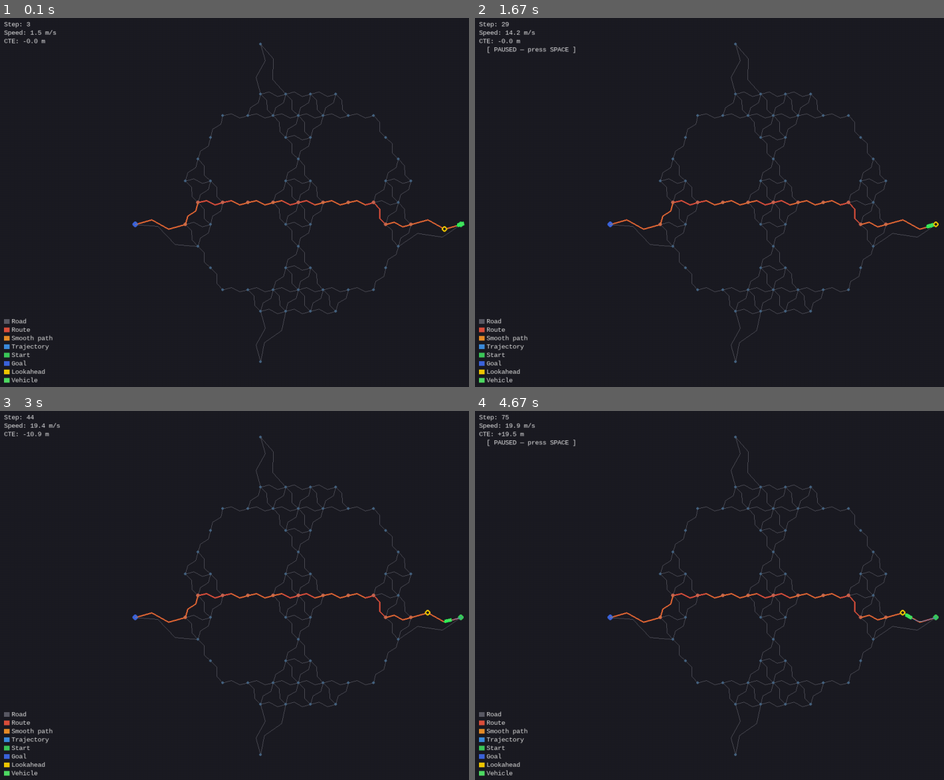
Above: before the commit, frames 1-4 (two rows, left to right).
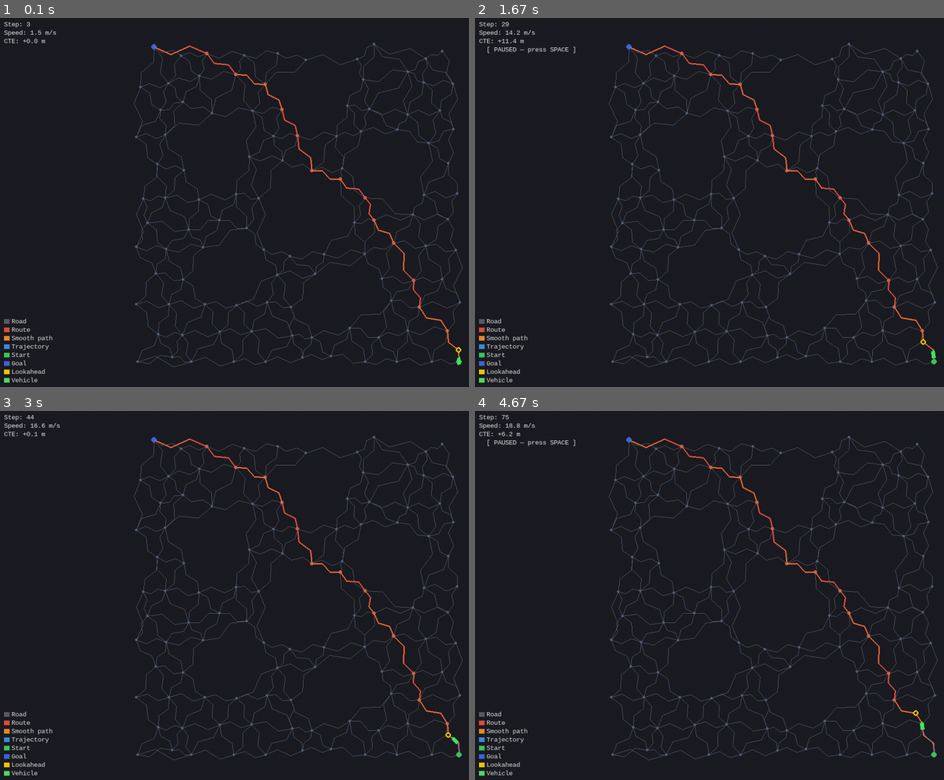
Above: after the commit, the same moments.

Repository: alexandrelheinen/arco
Game: pygame game, started from tools/pygame_sim/main.py
Same seed, same stepped clock (60 frames per second), same inputs: the game is played once before the commit and once after it.
Inputs:
- Up to frame 1 (0.1 s): no input
- Up to frame 2 (1.67 s): tap Space at 0.33, 0.73, 1.03, 1.23, 1.57 s
- Up to frame 3 (3 s): tap Space at 1.87, 2.07, 2.37, 2.63, 2.97 s
- Up to frame 4 (4.67 s): tap Space at 3.27, 3.4, 3.8, 4.1, 4.47 s

The runs differ from the first frame. In frame 1, 4.9% of the frame differs, in the area x 4-100%, y 5-95%; in frame 2, 5.0%; in frame 3, 5.0%, in the area x 4-99%, y 3-95%; in frame 4, 5.0%.

Commit message:
feat: re-add a proper graph generation based on scipy

Diff:
--- a/pyproject.toml
+++ b/pyproject.toml
@@ -22,7 +22,8 @@
 tools = [
     "arco",
     "matplotlib",
-    "pyyaml"
+    "pyyaml",
+    "scipy"
 ]
 pygame = [
     "pygame>=2.0.0"
--- /dev/null
+++ b/tests/mapping/test_graph_generator.py
@@ -0,0 +1,163 @@
+"""Tests for tools/graph/generator.py."""
+
+from __future__ import annotations
+
+import math
+import os
+import sys
+
+import pytest
+
+# Expose arco package and tools/ config loader.
+sys.path.insert(
+    0,
+    os.path.join(os.path.dirname(__file__), "..", "..", "src"),
+)
+sys.path.insert(
+    0,
+    os.path.join(os.path.dirname(__file__), "..", "..", "tools"),
+)
+
+from graph.generator import generate_graph
+
+# ---------------------------------------------------------------------------
+# Shared fixture config
+# ---------------------------------------------------------------------------
+
+_BASE_CFG = {
+    "type": "ring",
+    "width": 400,
+    "height": 400,
+    "mean_edge_length": 60,
+    "hole_count": 2,
+    "hole_radius": 45,
+    "curvature": 0.09,
+    "seed": 7,
+}
+
+
+def _cfg(**overrides):
+    return {**_BASE_CFG, **overrides}
+
+
+# ---------------------------------------------------------------------------
+# Determinism
+# ---------------------------------------------------------------------------
+
+
+def test_seeded_output_is_deterministic():
+    g1 = generate_graph(_cfg())
+    g2 = generate_graph(_cfg())
+    assert [n for n in g1.nodes] == [n for n in g2.nodes]
+    assert len(g1.edges) == len(g2.edges)
+
+
+def test_different_seeds_differ():
+    g1 = generate_graph(_cfg(seed=1))
+    g2 = generate_graph(_cfg(seed=2))
+    # Very unlikely that two differently-seeded meshes have the same edge count.
+    assert len(g1.nodes) != len(g2.nodes) or len(g1.edges) != len(g2.edges)
+
+
+# ---------------------------------------------------------------------------
+# Spatial constraints
+# ---------------------------------------------------------------------------
+
+
+def test_nodes_inside_bounding_box():
+    cfg = _cfg()
+    g = generate_graph(cfg)
+    for n in g.nodes:
+        x, y = g.position(n)
+        assert 0.0 <= x <= cfg["width"]
+        assert 0.0 <= y <= cfg["height"]
+
+
+def test_no_nodes_inside_hole_radius():
+    cfg = _cfg(hole_count=1)
+    g = generate_graph(cfg)
+    cx, cy = cfg["width"] / 2, cfg["height"] / 2
+    hole_radius = cfg["hole_radius"]
+    for n in g.nodes:
+        x, y = g.position(n)
+        assert math.hypot(x - cx, y - cy) >= hole_radius
+
+
+# ---------------------------------------------------------------------------
+# Edge constraints
+# ---------------------------------------------------------------------------
+
+
+def test_all_edges_within_max_length():
+    cfg = _cfg()
+    g = generate_graph(cfg)
+    max_length = 1.7 * cfg["mean_edge_length"]
+    for a, b, _ in g.edges:
+        ax, ay = g.position(a)
+        bx, by = g.position(b)
+        assert math.hypot(ax - bx, ay - by) <= max_length + 1e-9
+
+
+def test_each_edge_has_two_waypoints():
+    g = generate_graph(_cfg())
+    for a, b, _ in g.edges:
+        wps = g.edge_geometry(a, b)
+        assert len(wps) == 2
+
+
+def test_waypoints_progress_along_chord():
+    """Both waypoints must have projection t in (0, 1) along the chord AB."""
+    g = generate_graph(_cfg())
+    for a, b, _ in g.edges:
+        ax, ay = g.position(a)
+        bx, by = g.position(b)
+        dx, dy = bx - ax, by - ay
+        chord_sq = dx * dx + dy * dy
+        for wx, wy in g.edge_geometry(a, b):
+            t = ((wx - ax) * dx + (wy - ay) * dy) / chord_sq
+            assert 0.0 < t < 1.0
+
+
+# ---------------------------------------------------------------------------
+# Hole count variants
+# ---------------------------------------------------------------------------
+
+
+def test_single_central_hole():
+    g = generate_graph(_cfg(hole_count=1))
+    assert len(g.nodes) > 0
+    assert len(g.edges) > 0
+
+
+def test_multiple_holes_reduce_node_count():
+    g_few = generate_graph(_cfg(hole_count=1, seed=99))
+    g_many = generate_graph(_cfg(hole_count=4, seed=99))
+    assert len(g_few.nodes) > len(g_many.nodes)
+
+
+# ---------------------------------------------------------------------------
+# Scaling
+# ---------------------------------------------------------------------------
+
+
+def test_larger_area_produces_more_nodes():
+    g_small = generate_graph(_cfg(width=200, height=200, seed=5))
+    g_large = generate_graph(_cfg(width=600, height=600, seed=5))
+    assert len(g_large.nodes) > len(g_small.nodes)
+
+
+# ---------------------------------------------------------------------------
+# Error handling
+# ---------------------------------------------------------------------------
+
+
+def test_unknown_type_raises():
+    with pytest.raises(ValueError, match="Unknown graph type"):
+        generate_graph({**_BASE_CFG, "type": "invalid_type"})
+
+
+def test_missing_required_key_raises():
+    cfg = dict(_BASE_CFG)
+    del cfg["mean_edge_length"]
+    with pytest.raises(KeyError):
+        generate_graph(cfg)
--- a/tests/mapping/test_loader.py
+++ b/tests/mapping/test_loader.py
@@ -73,9 +73,9 @@
                 continue
             for wx, wy in graph.edge_geometry(a, b):
                 t = ((wx - xa) * dx + (wy - ya) * dy) / lsq
-                assert 0.0 < t < 1.0, (
-                    f"Edge ({a},{b}) waypoint ({wx},{wy}) has t={t:.3f}"
-                )
+                assert (
+                    0.0 < t < 1.0
+                ), f"Edge ({a},{b}) waypoint ({wx},{wy}) has t={t:.3f}"
 
 
 class TestLoadRoadGraphErrors:
--- /dev/null
+++ b/tools/config/graph.yml
@@ -0,0 +1,42 @@
+# Graph generation and utilities configuration.
+#
+# ── Generator (tools/graph/generator.py) ──────────────────────────────────────
+#
+# type               – generation algorithm.
+#                      ring  – irregular triangular mesh with S-shaped edges
+#                              and symmetric holes.
+#
+# Ring parameters:
+#   width             – bounding box width in metres.
+#   height            – bounding box height in metres.
+#   mean_edge_length  – target average edge length in metres.
+#   hole_count        – number of holes to punch in the mesh.
+#                       The first hole is always centred in the bounding box;
+#                       the remaining holes are placed at equal angular offsets
+#                       around a shared radius (random initial angle, seed-
+#                       controlled), giving a rotationally symmetric pattern.
+#   hole_radius       – radius of each hole in metres.
+#   curvature         – S-curve aggressiveness as a fraction of edge length.
+#                       0.09 produces a gentle curve (9 % of edge length).
+#   seed              – integer seed for reproducible output.
+#                       Set to null or omit for a fully random result.
+#
+# ── Random graph (used by astar_graph.py) ─────────────────────────────────────
+#
+#   node_count        – number of nodes to place in the square area.
+#   area              – side length of the square placement area in metres.
+#   connect_radius    – maximum Euclidean distance used to connect two nodes.
+
+seed: 42
+
+type: ring
+width: 1000  # [m]
+height: 1000  # [m]
+mean_edge_length: 100  # [m]
+hole_count: 6  # [] 1 central hole + 5 holes at equal angular offsets
+hole_radius: 90  # [m]
+curvature: 0.1  # [] 10 % of edge length
+
+node_count: 30
+area: 100.0
+connect_radius: 28.0
--- a/tools/config/map.yml
+++ /dev/null
@@ -1,14 +0,0 @@
-# Medieval city map generation
-medieval_city:
-  center_position: [1200.0, 1200.0]
-  radial_count: 32
-  ring_radii: [600.0, 1000.0, 1600.0, 2000.0]
-  waypoints_per_edge_count: 2
-  curvature: 0.25
-  jitter: 0.4
-
-# Random graph parameters used by astar_graph.py
-graph:
-  node_count: 30
-  area: 100.0
-  connect_radius: 28.0
--- a/tools/examples/astar_graph.py
+++ b/tools/examples/astar_graph.py
@@ -45,13 +45,13 @@
 # Parameters (loaded from tools/config/)
 # ---------------------------------------------------------------------------
 _rng_cfg = load_config("random")
-_map_cfg = load_config("map")["graph"]
+_graph_cfg = load_config("graph")
 
 
 def build_random_graph(
-    node_count: int = int(_map_cfg["node_count"]),
-    area: float = float(_map_cfg["area"]),
-    connect_radius: float = float(_map_cfg["connect_radius"]),
+    node_count: int = int(_graph_cfg["node_count"]),
+    area: float = float(_graph_cfg["area"]),
+    connect_radius: float = float(_graph_cfg["connect_radius"]),
     seed: int = int(_rng_cfg["seed"]),
 ) -> CartesianGraph:
     """Build a random planar graph with nodes connected by proximity.
@@ -112,7 +112,7 @@
     path = planner.plan(start, goal)
 
     title = (
-        f"A* on random graph — {int(_map_cfg['node_count'])} nodes, r={float(_map_cfg['connect_radius']):.0f}\n"
+        f"A* on random graph — {int(_graph_cfg['node_count'])} nodes, r={float(_graph_cfg['connect_radius']):.0f}\n"
         f"Start: {start}  Goal: {goal}  "
         + (f"Path length: {len(path)}" if path else "No path found")
     )
--- a/tools/examples/astar_pipeline.py
+++ b/tools/examples/astar_pipeline.py
@@ -56,13 +56,13 @@
 import matplotlib
 import matplotlib.pyplot as plt
 import numpy as np
+from graph.generator import generate_graph
 from logging_config import configure_logging
 from viewer.road import draw_road_network
 
 from arco.guidance.pure_pursuit import PurePursuitController
 from arco.guidance.tracking import TrackingLoop
 from arco.guidance.vehicle import DubinsVehicle
-from arco.mapping.graph.loader import load_road_graph
 from arco.planning.discrete import RouteRouter
 from config import load_config
 
@@ -73,10 +73,7 @@
 # ---------------------------------------------------------------------------
 _sim_cfg = load_config("simulation")
 _veh_cfg = load_config("vehicle")["dubins"]
-
-_NETWORK_PATH = os.path.join(
-    os.path.dirname(__file__), "..", "config", "city_network.json"
-)
+_graph_cfg = load_config("graph")
 
 
 # ---------------------------------------------------------------------------
@@ -207,15 +204,19 @@
         matplotlib.use("Agg")
 
     logger.info("=" * 60)
-    logger.info("A* Pipeline \u2014 City Road Network")
+    logger.info(
+        "A* Pipeline \u2014 %s graph",
+        _graph_cfg.get("type", "ring").title(),
+    )
     logger.info("=" * 60)
 
     # ------------------------------------------------------------------
-    # 1. Load hand-crafted city road network
-    # ------------------------------------------------------------------
-    graph = load_road_graph(_NETWORK_PATH)
+    # 1. Generate road network from config
+    # ------------------------------------------------------------------
+    graph = generate_graph(_graph_cfg)
     logger.info(
-        "[1] City network loaded: %d nodes, %d edges",
+        "[1] %r graph generated: %d nodes, %d edges",
+        _graph_cfg.get("type", "ring"),
         len(graph.nodes),
         len(graph.edges),
     )
@@ -223,8 +224,7 @@
     # ------------------------------------------------------------------
     # 2. Route planning — start/goal at two farthest terminal nodes
     # ------------------------------------------------------------------
-    # Terminal nodes are IDs 57-60 (N, E, S, W periphery of the layout).
-    outer_node_ids = list(range(57, 61))
+    outer_node_ids = list(graph.nodes)
     start_pos, goal_pos = find_farthest_outer_pair(graph, outer_node_ids)
 
     # Small offset so the vehicle starts slightly off a node (tests projection)
@@ -339,7 +339,7 @@
         tracking_target=tracking_target,
         ax=ax_map,
         title=(
-            f"A* Pipeline \u2014 City Road Network\n"
+            f"A* Pipeline \u2014 {_graph_cfg.get('type', 'ring').title()} Network\n"
             f"Route: {result.path[0]} \u2192 {result.path[-1]}, "
             f"steps: {step}"
         ),
--- /dev/null
+++ b/tools/graph/__init__.py
@@ -0,0 +1 @@
+from .generator import generate_graph
--- /dev/null
+++ b/tools/graph/generator.py
@@ -0,0 +1,253 @@
+"""Procedural graph generator for ARCO tools.
+
+Generates :class:`~arco.mapping.graph.RoadGraph` instances from a
+configuration dictionary.  The ``type`` key selects the generation algorithm.
+
+Currently supported types:
+
+- ``ring`` — irregular triangular mesh with S-shaped edges and symmetric holes.
+
+Usage as a script::
+
+    python tools/graph/generator.py
+    python tools/graph/generator.py --save output/ring.json
+"""
+
+from __future__ import annotations
+
+import json
+import math
+import os
+import sys
+from typing import Any
+
+import numpy as np
+
+try:
+    from scipy.spatial import Delaunay
+except ImportError as exc:
+    raise ImportError(
+        "scipy is required for procedural graph generation. "
+        "Install it with: pip install 'arco[generators]'"
+    ) from exc
+
+# Make arco importable when running the script directly.
+sys.path.insert(0, os.path.join(os.path.dirname(__file__), "..", "..", "src"))
+sys.path.insert(0, os.path.join(os.path.dirname(__file__), ".."))
+
+from arco.mapping.graph import RoadGraph  # noqa: E402
+
+
+def generate_graph(cfg: dict[str, Any]) -> RoadGraph:
+    """Generate a :class:`~arco.mapping.graph.RoadGraph` from a config dict.
+
+    The ``type`` key in *cfg* selects the generation algorithm.  All other
+    keys are forwarded to the selected generator as parameters.
+
+    Args:
+        cfg: Configuration dictionary.  Must contain ``type`` (str).
+            See ``tools/config/graph.yml`` for the full parameter reference.
+
+    Returns:
+        A populated :class:`~arco.mapping.graph.RoadGraph`.
+
+    Raises:
+        ValueError: When ``type`` is not a recognised generator name.
+        KeyError: When a required parameter is absent from *cfg*.
+    """
+    graph_type = cfg.get("type", "ring")
+    if graph_type == "ring":
+        return _generate_ring(cfg)
+    raise ValueError(f"Unknown graph type: {graph_type!r}. Supported: 'ring'.")
+
+
+# ---------------------------------------------------------------------------
+# Ring generator
+# ---------------------------------------------------------------------------
+
+
+def _generate_ring(cfg: dict[str, Any]) -> RoadGraph:
+    """Generate an irregular triangular mesh with S-shaped edges and holes.
+
+    The mesh is built on a jittered hexagonal lattice, triangulated with
+    Delaunay, and thinned by removing edges that span across holes or exceed
+    1.7 × ``mean_edge_length``.  Each surviving edge receives two S-curve
+    waypoints using the formula from ``docs/city_network.md``.
+
+    Args:
+        cfg: Must contain ``width``, ``height``, ``mean_edge_length``,
+            ``hole_count``, ``hole_radius``, ``curvature``.
+            Optional: ``seed`` (int or null).
+
+    Returns:
+        A populated :class:`~arco.mapping.graph.RoadGraph`.
+    """
+    width = float(cfg["width"])
+    height = float(cfg["height"])
+    mean_edge_length = float(cfg["mean_edge_length"])
+    hole_count = int(cfg["hole_count"])
+    hole_radius = float(cfg["hole_radius"])
+    curvature = float(cfg["curvature"])
+    seed = cfg.get("seed")
+
+    rng = np.random.default_rng(seed)
+
+    # ── Jittered hexagonal lattice ─────────────────────────────────────────
+    row_spacing = mean_edge_length * math.sqrt(3) / 2
+    col_spacing = mean_edge_length
+    positions: list[tuple[float, float]] = []
+    row = 0
+    y = 0.0
+    while y <= height:
+        col_offset = (col_spacing / 2) if (row % 2 == 1) else 0.0
+        x = col_offset
+        while x <= width:
+            jx = float(rng.normal(0.0, 0.15 * mean_edge_length))
+            jy = float(rng.normal(0.0, 0.15 * mean_edge_length))
+            px = float(np.clip(x + jx, 0.0, width))
+            py = float(np.clip(y + jy, 0.0, height))
+            positions.append((px, py))
+            x += col_spacing
+        y += row_spacing
+        row += 1
+
+    # ── Hole placement ─────────────────────────────────────────────────────
+    cx, cy = width / 2.0, height / 2.0
+    hole_centers: list[tuple[float, float]] = [(cx, cy)]
+    if hole_count > 1:
+        placement_radius = 0.3 * min(width, height)
+        theta_0 = float(rng.uniform(0.0, 2 * math.pi))
+        for k in range(hole_count - 1):
+            angle = theta_0 + k * 2 * math.pi / (hole_count - 1)
+            hole_centers.append(
+                (
+                    cx + placement_radius * math.cos(angle),
+                    cy + placement_radius * math.sin(angle),
+                )
+            )
+
+    # ── Remove nodes inside holes ──────────────────────────────────────────
+    positions = [
+        (px, py)
+        for px, py in positions
+        if not any(
+            math.hypot(px - hx, py - hy) < hole_radius
+            for hx, hy in hole_centers
+        )
+    ]
+
+    # ── Delaunay triangulation ─────────────────────────────────────────────
+    pts = np.array(positions)
+    tri = Delaunay(pts)
+
+    edge_set: set[tuple[int, int]] = set()
+    for simplex in tri.simplices:
+        a, b, c = int(simplex[0]), int(simplex[1]), int(simplex[2])
+        for u, v in ((a, b), (b, c), (a, c)):
+            edge_set.add((min(u, v), max(u, v)))
+
+    # ── Prune long edges ───────────────────────────────────────────────────
+    max_edge_length = 1.7 * mean_edge_length
+    edges: list[tuple[int, int]] = [
+        (u, v)
+        for u, v in edge_set
+        if math.hypot(
+            positions[u][0] - positions[v][0],
+            positions[u][1] - positions[v][1],
+        )
+        <= max_edge_length
+    ]
+
+    # ── Build RoadGraph with S-curve waypoints ─────────────────────────────
+    # Waypoints stored in canonical direction (u < v, already guaranteed above).
+    #
+    # Formula (per docs/city_network.md):
+    #   perp = left-perpendicular unit vector of AB
+    #   s    = random sign, independent per edge
+    #   wp1  = A + (1/3)(B-A) + s * curvature * |AB| * perp
+    #   wp2  = A + (2/3)(B-A) - s * curvature * |AB| * perp
+    graph = RoadGraph()
+    for node_id, (px, py) in enumerate(positions):
+        graph.add_node(node_id, px, py)
+
+    for u, v in edges:
+        ax, ay = positions[u]
+        bx, by = positions[v]
+        dx, dy = bx - ax, by - ay
+        length = math.hypot(dx, dy)
+        perp_x = -dy / length
+        perp_y = dx / length
+        s = float(rng.choice(np.array([-1.0, 1.0])))
+        disturbance = s * curvature * length
+        graph.add_edge(
+            u,
+            v,
+            waypoints=[
+                (
+                    ax + dx / 3.0 + disturbance * perp_x,
+                    ay + dy / 3.0 + disturbance * perp_y,
+                ),
+                (
+                    ax + 2.0 * dx / 3.0 - disturbance * perp_x,
+                    ay + 2.0 * dy / 3.0 - disturbance * perp_y,
+                ),
+            ],
+        )
+
+    return graph
+
+
+# ---------------------------------------------------------------------------
+# Script entry-point
+# ---------------------------------------------------------------------------
+
+if __name__ == "__main__":
+    import argparse
+
+    from config import load_config
+
+    parser = argparse.ArgumentParser(description=__doc__)
+    parser.add_argument(
+        "--save",
+        metavar="PATH",
+        default=None,
+        help=(
+            "Save the generated graph as a JSON file loadable by "
+            "load_road_graph()."
+        ),
+    )
+    args = parser.parse_args()
+
+    cfg = load_config("graph")
+    graph = generate_graph(cfg)
+    print(
+        f"Generated '{cfg.get('type', 'ring')}' graph: "
+        f"{len(graph.nodes)} nodes, {len(graph.edges)} edges"
+    )
+
+    if args.save:
+        data = {
+            "nodes": [
+                {
+                    "id": n,
+                    "x": graph.position(n)[0],
+                    "y": graph.position(n)[1],
+                }
+                for n in graph.nodes
+            ],
+            "edges": [
+                {
+                    "from": a,
+                    "to": b,
+                    "waypoints": [
+                        list(wp) for wp in graph.edge_geometry(a, b)
+                    ],
+                }
+                for a, b, _ in graph.edges
+            ],
+        }
+        abs_path = os.path.abspath(args.save)
+        os.makedirs(os.path.dirname(abs_path), exist_ok=True)
+        with open(abs_path, "w", encoding="utf-8") as fh:
+            json.dump(data, fh, indent=2)
+        print(f"Saved to {args.save}")
--- a/tools/pygame_sim/main.py
+++ b/tools/pygame_sim/main.py
@@ -1,9 +1,9 @@
 #!/usr/bin/env python
 """Real-time Pygame frontend for the ARCO A* horse auto-follow pipeline.
 
-Loads the hand-crafted city road network, plans an A* route between two
-terminal nodes, and animates the full planning + tracking loop in real time
-using Pygame.
+Builds a procedural road network from ``tools/config/graph.yml``, plans an A*
+route, and animates the full planning + tracking loop in real time using
+Pygame.
 
 Keyboard controls
 -----------------
@@ -73,28 +73,30 @@
 from arco.guidance.pure_pursuit import PurePursuitController
 from arco.guidance.tracking import TrackingLoop
 from arco.guidance.vehicle import DubinsVehicle
-from arco.mapping.graph.loader import load_road_graph
+from graph.generator import generate_graph
 from arco.planning.discrete import RouteRouter
 from config import load_config
 
 logger = logging.getLogger(__name__)
 
 # ---------------------------------------------------------------------------
-# Paths and configuration
-# ---------------------------------------------------------------------------
-_NETWORK_PATH = os.path.join(_HERE, "..", "config", "city_network.json")
+# Configuration
+# ---------------------------------------------------------------------------
 _veh_cfg = load_config("vehicle")["dubins"]
+_graph_cfg = load_config("graph")
 
 SCREEN_W = 1280
 SCREEN_H = 800
-TITLE = "ARCO — City Road Network — A* Path Tracking (SPACE=pause, R=restart)"
+TITLE = (
+    "ARCO — "
+    f"{_graph_cfg.get('type', 'ring').title()} Network — "
+    "A* Path Tracking (SPACE=pause, R=restart)"
+)
 
 # Small metric offset applied to start/goal so the vehicle begins slightly
 # off a graph node, exercising the projection logic in RouteRouter.
 _ENDPOINT_OFFSET_M = 4.0
 
-# Terminal nodes (IDs 57-60: N, E, S, W) are the farthest-apart entry points.
-_OUTER_NODE_IDS = list(range(57, 61))
 _ACTIVATION_RADIUS = 35.0
 
 
@@ -166,7 +168,7 @@
         Dict with keys ``route``, ``smooth_path``, ``vehicle``,
         ``controller``, ``loop``, ``goal_xy``.
     """
-    start_pos, goal_pos = _find_farthest_pair(graph, _OUTER_NODE_IDS)
+    start_pos, goal_pos = _find_farthest_pair(graph, list(graph.nodes))
 
     import numpy as np
 
@@ -237,11 +239,14 @@
     clock = pygame.time.Clock()
     font = pygame.font.SysFont("monospace", 14)
 
-    # Load road graph (done once; reused across restarts)
-    logger.info("Loading city road network from %s", _NETWORK_PATH)
-    graph = load_road_graph(_NETWORK_PATH)
+    # Build road graph (done once; reused across restarts)
     logger.info(
-        "Network loaded: %d nodes, %d edges",
+        "Generating %r graph from tools/config/graph.yml",
+        _graph_cfg.get("type", "ring"),
+    )
+    graph = generate_graph(_graph_cfg)
+    logger.info(
+        "Network generated: %d nodes, %d edges",
         len(graph.nodes),
         len(graph.edges),
     )
Renamed: tools/config/city_network.json -> tools/config/city.json
Not shown, changed: tools/pygame_sim/README.md
